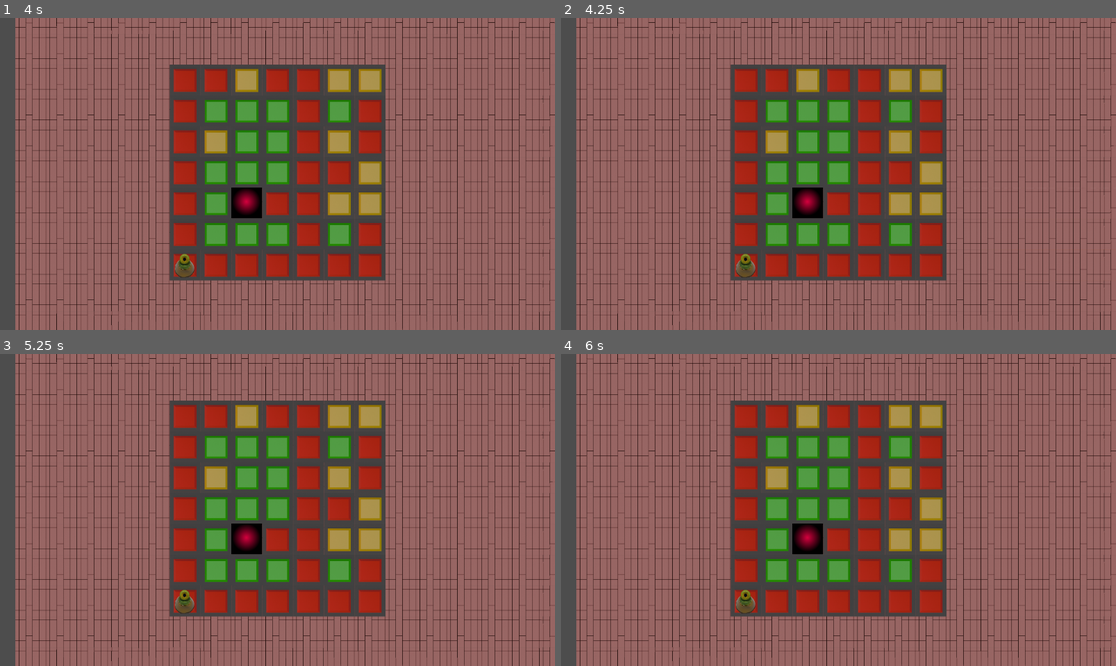
Above: before the commit, frames 1-4 (two rows, left to right).
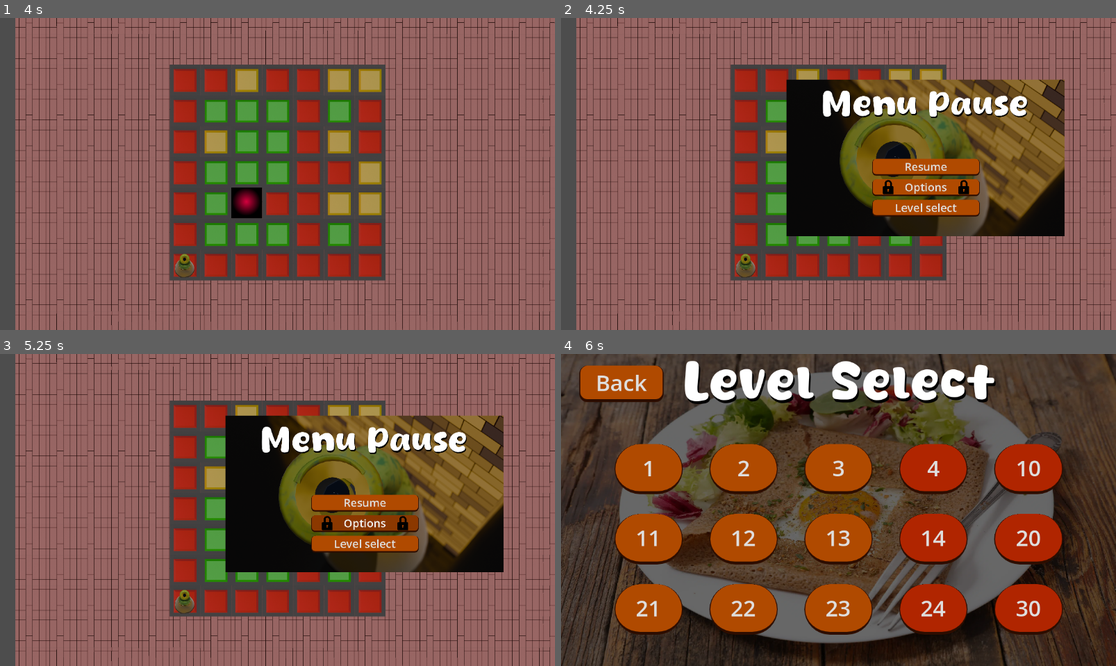
Above: after the commit, the same moments.

Repository: Crizomb/TrucMhajong
Game: Godot game, scene res://scenes/Niveaux/niveau12.tscn
Same seed, same stepped clock (60 frames per second), same inputs: the game is played once before the commit and once after it. This scene is started directly instead of the project's main scene.
Inputs (mouse positions are in pixels of both pictures, inside the frame that each line leads up to):
- Up to frame 1 (4 s): tap Enter at 0.5 s; hold D (Right) 0.53-1.28 s; tap K (MaSuperActionDeTest) at 0.6, 2.1, 3.6 s; tap R (Restart) every 0.75 s from 1.25 to 3.5 s; hold S (Down) 1.28-2.03 s; tap Shift (ToggleCrouch) at 1.35, 2.85 s; hold D (Right) 2.03-2.78 s; hold W (Up) 2.78-3.53 s; hold A (Left) from 3.53 s (still down)
- Up to frame 2 (4.25 s): keep holding A (Left); tap Escape (Escape) at 4.15 s
- Up to frame 3 (5.25 s): release A (Left) at 4.25 s; click "Resume" at 4.25 s; click (366, 522) at 5 s, where only the run after the commit has a clickable "Options"
- Up to frame 4 (6 s): click (927, 544) at 5.75 s, where only the run after the commit has a clickable "Level select"

Frame 1 is identical in both runs. In frame 2, 25% of the frame differs, in the area x 40-91%, y 19-70%; in frame 3, 25%; in frame 4, 95%, in the area x 0-100%, y 0-100%.

Commit message:
pas grand chose

Diff:
--- a/entities/naration/naration.tscn
+++ b/entities/naration/naration.tscn
@@ -35,6 +35,9 @@
 offset_bottom = 368.0
 theme_override_font_sizes/font_size = 37
 theme_override_styles/normal = SubResource("StyleBoxFlat_htawy")
+theme_override_styles/pressed = SubResource("StyleBoxFlat_htawy")
+theme_override_styles/hover = SubResource("StyleBoxFlat_htawy")
+theme_override_styles/hover_pressed = SubResource("StyleBoxFlat_htawy")
 text = "\"Tu es mort de cause inconnue...\""
 autowrap_mode = 2
 
--- a/scenes/Niveaux/niveau1.tscn
+++ b/scenes/Niveaux/niveau1.tscn
@@ -2,13 +2,10 @@
 
 [ext_resource type="Texture2D" uid="uid://bg427u1ju1xoc" path="res://entities/tilemap/tilemap.png" id="1_gvg1j"]
 [ext_resource type="Script" uid="uid://ch1jgk1ufi4mp" path="res://entities/tilemap/tile_map_logic.gd" id="2_58t8e"]
-[ext_resource type="Script" uid="uid://mar0j33h7p3d" path="res://entities/menu/pause menu/pause_menu.gd" id="6_43m85"]
-[ext_resource type="Texture2D" uid="uid://csevbnps08evv" path="res://entities/menu/pause menu/pause.png" id="7_00w1e"]
+[ext_resource type="PackedScene" uid="uid://cssw0ur576jgh" path="res://scenes/menus/pause_menu.tscn" id="6_y0uvs"]
 [ext_resource type="PackedScene" uid="uid://bbbkrl5xihend" path="res://entities/player/player.tscn" id="7_5juys"]
-[ext_resource type="FontFile" uid="uid://byhousucx5uiv" path="res://entities/menu/main menu/Honey Crepes.ttf" id="8_jsbw0"]
 [ext_resource type="AudioStream" uid="uid://7nv4kg6q7csg" path="res://sound_music/sfx/sfx_movement.mp3" id="8_taqyl"]
 [ext_resource type="PackedScene" uid="uid://cigdu36w2nwwv" path="res://entities/crepiere/crepiere.tscn" id="9_ciu0c"]
-[ext_resource type="Texture2D" uid="uid://bgb3v7bqac153" path="res://entities/menu/main menu/lock.png" id="9_fnsis"]
 
 [sub_resource type="TileSetAtlasSource" id="TileSetAtlasSource_jady6"]
 texture = ExtResource("1_gvg1j")
@@ -38,45 +35,6 @@
 physics_layer_0/collision_layer = 1
 sources/0 = SubResource("TileSetAtlasSource_jady6")
 
-[sub_resource type="StyleBoxTexture" id="StyleBoxTexture_ajnlm"]
-texture = ExtResource("7_00w1e")
-modulate_color = Color(0.74978, 0.74978, 0.74977994, 1)
-
-[sub_resource type="StyleBoxFlat" id="StyleBoxFlat_uqow3"]
-bg_color = Color(0.69054794, 0.2882867, 0, 1)
-border_width_left = 2
-border_width_right = 2
-border_width_bottom = 6
-border_color = Color(0.17864138, 0.05258006, 0, 1)
-corner_radius_top_left = 16
-corner_radius_top_right = 16
-corner_radius_bottom_right = 16
-corner_radius_bottom_left = 16
-
-[sub_resource type="StyleBoxFlat" id="StyleBoxFlat_4l1my"]
-bg_color = Color(0.5443528, 0.22097152, 0, 1)
-border_width_bottom = 2
-border_color = Color(0.17864138, 0.05258006, 0, 1)
-corner_radius_top_left = 16
-corner_radius_top_right = 16
-corner_radius_bottom_right = 16
-corner_radius_bottom_left = 16
-
-[sub_resource type="StyleBoxFlat" id="StyleBoxFlat_nrk8l"]
-bg_color = Color(0.5443528, 0.22097152, 0, 1)
-border_width_left = 2
-border_width_right = 2
-border_width_bottom = 6
-border_color = Color(0.17864138, 0.05258006, 0, 1)
-corner_radius_top_left = 16
-corner_radius_top_right = 16
-corner_radius_bottom_right = 16
-corner_radius_bottom_left = 16
-
-[sub_resource type="StyleBoxTexture" id="StyleBoxTexture_uqow3"]
-texture = ExtResource("9_fnsis")
-modulate_color = Color(0.74978, 0.74978, 0.74977994, 1)
-
 [node name="Node2D2" type="Node2D" unique_id=1947861403]
 
 [node name="TileMapLayer" type="TileMapLayer" parent="." unique_id=1119246778]
@@ -100,145 +58,4 @@
 stream = ExtResource("8_taqyl")
 pitch_scale = 2.5
 
-[node name="Pause_menu" type="Control" parent="." unique_id=1886887544]
-process_mode = 3
-visible = false
-layout_mode = 3
-anchors_preset = 8
-anchor_left = 0.5
-anchor_top = 0.5
-anchor_right = 0.5
-anchor_bottom = 0.5
-grow_horizontal = 2
-grow_vertical = 2
-script = ExtResource("6_43m85")
-
-[node name="Background" type="Panel" parent="Pause_menu" unique_id=1761485505]
-layout_mode = 1
-anchors_preset = 8
-anchor_left = 0.5
-anchor_top = 0.5
-anchor_right = 0.5
-anchor_bottom = 0.5
-offset_left = -343.0
-offset_top = -263.0
-offset_right = 811.0
-offset_bottom = 386.0
-grow_horizontal = 2
-grow_vertical = 2
-theme_override_styles/panel = SubResource("StyleBoxTexture_ajnlm")
-
-[node name="Menu_buttons" type="VBoxContainer" parent="Pause_menu" unique_id=1078474732]
-layout_mode = 1
-anchors_preset = 8
-anchor_left = 0.5
-anchor_top = 0.5
-anchor_right = 0.5
-anchor_bottom = 0.5
-offset_left = 12.0
-offset_top = 65.0
-offset_right = 458.0
-offset_bottom = 305.0
-grow_horizontal = 2
-grow_vertical = 2
-theme_override_constants/separation = 15
-
-[node name="Resume" type="Button" parent="Pause_menu/Menu_buttons" unique_id=943224377]
-process_mode = 3
-layout_mode = 2
-size_flags_vertical = 3
-theme_override_font_sizes/font_size = 46
-theme_override_styles/normal = SubResource("StyleBoxFlat_uqow3")
-theme_override_styles/pressed = SubResource("StyleBoxFlat_4l1my")
-theme_override_styles/hover = SubResource("StyleBoxFlat_nrk8l")
-text = "Resume"
-
-[node name="Options" type="Button" parent="Pause_menu/Menu_buttons" unique_id=311759874]
-layout_mode = 2
-size_flags_vertical = 3
-theme_override_font_sizes/font_size = 46
-theme_override_styles/normal = SubResource("StyleBoxFlat_uqow3")
-theme_override_styles/pressed = SubResource("StyleBoxFlat_4l1my")
-theme_override_styles/hover = SubResource("StyleBoxFlat_nrk8l")
-text = "Options"
-
-[node name="Level_select" type="Button" parent="Pause_menu/Menu_buttons" unique_id=190420544]
-layout_mode = 2
-size_flags_vertical = 3
-theme_override_font_sizes/font_size = 46
-theme_override_styles/normal = SubResource("StyleBoxFlat_uqow3")
-theme_override_styles/pressed = SubResource("StyleBoxFlat_4l1my")
-theme_override_styles/hover = SubResource("StyleBoxFlat_nrk8l")
-text = "Level select"
-
-[node name="Shadow" type="Label" parent="Pause_menu" unique_id=1300965194]
-layout_mode = 1
-anchors_preset = 5
-anchor_left = 0.5
-anchor_right = 0.5
-offset_left = -250.0
-offset_top = -235.0
-offset_right = 716.0
-offset_bottom = -45.0
-grow_horizontal = 2
-theme_override_colors/font_color = Color(0, 0, 0, 1)
-theme_override_fonts/font = ExtResource("8_jsbw0")
-theme_override_font_sizes/font_size = 138
-text = "Menu Pause"
-horizontal_alignment = 1
-vertical_alignment = 1
-
-[node name="Title" type="Label" parent="Pause_menu" unique_id=103298339]
-layout_mode = 1
-anchors_preset = 5
-anchor_left = 0.5
-anchor_right = 0.5
-offset_left = -253.0
-offset_top = -241.0
-offset_right = 713.0
-offset_bottom = -51.0
-grow_horizontal = 2
-theme_override_fonts/font = ExtResource("8_jsbw0")
-theme_override_font_sizes/font_size = 138
-text = "Menu Pause"
-horizontal_alignment = 1
-vertical_alignment = 1
-
-[node name="Big_lock" type="Panel" parent="Pause_menu" unique_id=1435502205]
-visible = false
-layout_mode = 1
-anchors_preset = 15
-anchor_right = 1.0
-anchor_bottom = 1.0
-offset_top = -34.0
-offset_bottom = -34.0
-grow_horizontal = 2
-grow_vertical = 2
-theme_override_styles/panel = SubResource("StyleBoxTexture_uqow3")
-
-[node name="Small_lock" type="TextureRect" parent="Pause_menu" unique_id=343655593]
-layout_mode = 0
-offset_left = -51.0
-offset_top = 153.0
-offset_right = 8.0
-offset_bottom = 212.0
-offset_transform_enabled = true
-offset_transform_position = Vector2(100, 0)
-texture = ExtResource("9_fnsis")
-expand_mode = 1
-
-[node name="Small_lock_2" type="TextureRect" parent="Pause_menu" unique_id=365444334]
-layout_mode = 0
-offset_left = 463.0
-offset_top = 153.0
-offset_right = 522.0
-offset_bottom = 212.0
-offset_transform_enabled = true
-offset_transform_position = Vector2(-100, 0)
-texture = ExtResource("9_fnsis")
-expand_mode = 1
-
-[connection signal="button_up" from="Pause_menu/Menu_buttons/Resume" to="Pause_menu" method="_on_resume_button_up"]
-[connection signal="button_down" from="Pause_menu/Menu_buttons/Options" to="Pause_menu" method="_on_options_button_down"]
-[connection signal="button_up" from="Pause_menu/Menu_buttons/Options" to="Pause_menu" method="_on_options_button_up"]
-[connection signal="button_up" from="Pause_menu/Menu_buttons/Level_select" to="Pause_menu" method="_on_level_select_button_up"]
+[node name="Pause_menu" parent="." unique_id=827958358 instance=ExtResource("6_y0uvs")]
--- a/scenes/Niveaux/niveau12.tscn
+++ b/scenes/Niveaux/niveau12.tscn
@@ -5,6 +5,7 @@
 [ext_resource type="PackedScene" uid="uid://bbbkrl5xihend" path="res://entities/player/player.tscn" id="3_r8dqd"]
 [ext_resource type="AudioStream" uid="uid://7nv4kg6q7csg" path="res://sound_music/sfx/sfx_movement.mp3" id="4_f2bgj"]
 [ext_resource type="PackedScene" uid="uid://cigdu36w2nwwv" path="res://entities/crepiere/crepiere.tscn" id="5_gecnr"]
+[ext_resource type="PackedScene" uid="uid://cssw0ur576jgh" path="res://scenes/menus/pause_menu.tscn" id="6_qhd30"]
 
 [sub_resource type="TileSetAtlasSource" id="TileSetAtlasSource_jady6"]
 texture = ExtResource("1_iebyr")
@@ -58,3 +59,5 @@
 position = Vector2(72, 40)
 stream = ExtResource("4_f2bgj")
 pitch_scale = 2.5
+
+[node name="Pause_menu" parent="." unique_id=827958358 instance=ExtResource("6_qhd30")]
--- a/scenes/menus/pause_menu.tscn
+++ b/scenes/menus/pause_menu.tscn
@@ -44,7 +44,7 @@
 texture = ExtResource("4_xiui8")
 modulate_color = Color(0.74978, 0.74978, 0.74977994, 1)
 
-[node name="Pause_menu" type="Control" unique_id=1530393981]
+[node name="Pause_menu" type="Control" unique_id=827958358]
 process_mode = 3
 visible = false
 layout_mode = 3
@@ -57,7 +57,7 @@
 grow_vertical = 2
 script = ExtResource("1_2wrho")
 
-[node name="Background" type="Panel" parent="." unique_id=500254931]
+[node name="Background" type="Panel" parent="." unique_id=1495328407]
 layout_mode = 1
 anchors_preset = 8
 anchor_left = 0.5
@@ -72,7 +72,7 @@
 grow_vertical = 2
 theme_override_styles/panel = SubResource("StyleBoxTexture_ajnlm")
 
-[node name="Menu_buttons" type="VBoxContainer" parent="." unique_id=38870513]
+[node name="Menu_buttons" type="VBoxContainer" parent="." unique_id=91064938]
 layout_mode = 1
 anchors_preset = 8
 anchor_left = 0.5
@@ -87,7 +87,7 @@
 grow_vertical = 2
 theme_override_constants/separation = 15
 
-[node name="Resume" type="Button" parent="Menu_buttons" unique_id=1063417161]
+[node name="Resume" type="Button" parent="Menu_buttons" unique_id=945453627]
 process_mode = 3
 layout_mode = 2
 size_flags_vertical = 3
@@ -97,7 +97,7 @@
 theme_override_styles/hover = SubResource("StyleBoxFlat_nrk8l")
 text = "Resume"
 
-[node name="Options" type="Button" parent="Menu_buttons" unique_id=181959848]
+[node name="Options" type="Button" parent="Menu_buttons" unique_id=1164216176]
 layout_mode = 2
 size_flags_vertical = 3
 theme_override_font_sizes/font_size = 46
@@ -106,7 +106,7 @@
 theme_override_styles/hover = SubResource("StyleBoxFlat_nrk8l")
 text = "Options"
 
-[node name="Level_select" type="Button" parent="Menu_buttons" unique_id=1441535374]
+[node name="Level_select" type="Button" parent="Menu_buttons" unique_id=418407765]
 layout_mode = 2
 size_flags_vertical = 3
 theme_override_font_sizes/font_size = 46
@@ -115,7 +115,7 @@
 theme_override_styles/hover = SubResource("StyleBoxFlat_nrk8l")
 text = "Level select"
 
-[node name="Shadow" type="Label" parent="." unique_id=988126901]
+[node name="Shadow" type="Label" parent="." unique_id=1404837532]
 layout_mode = 1
 anchors_preset = 5
 anchor_left = 0.5
@@ -132,7 +132,7 @@
 horizontal_alignment = 1
 vertical_alignment = 1
 
-[node name="Title" type="Label" parent="." unique_id=1537251899]
+[node name="Title" type="Label" parent="." unique_id=964828142]
 layout_mode = 1
 anchors_preset = 5
 anchor_left = 0.5
@@ -148,7 +148,7 @@
 horizontal_alignment = 1
 vertical_alignment = 1
 
-[node name="Big_lock" type="Panel" parent="." unique_id=424572760]
+[node name="Big_lock" type="Panel" parent="." unique_id=2130338040]
 visible = false
 layout_mode = 1
 anchors_preset = 15
@@ -160,7 +160,7 @@
 grow_vertical = 2
 theme_override_styles/panel = SubResource("StyleBoxTexture_uqow3")
 
-[node name="Small_lock" type="TextureRect" parent="." unique_id=864894032]
+[node name="Small_lock" type="TextureRect" parent="." unique_id=1440438321]
 layout_mode = 0
 offset_left = -51.0
 offset_top = 153.0
@@ -171,7 +171,7 @@
 texture = ExtResource("4_xiui8")
 expand_mode = 1
 
-[node name="Small_lock_2" type="TextureRect" parent="." unique_id=1731064542]
+[node name="Small_lock_2" type="TextureRect" parent="." unique_id=1260000537]
 layout_mode = 0
 offset_left = 463.0
 offset_top = 153.0
